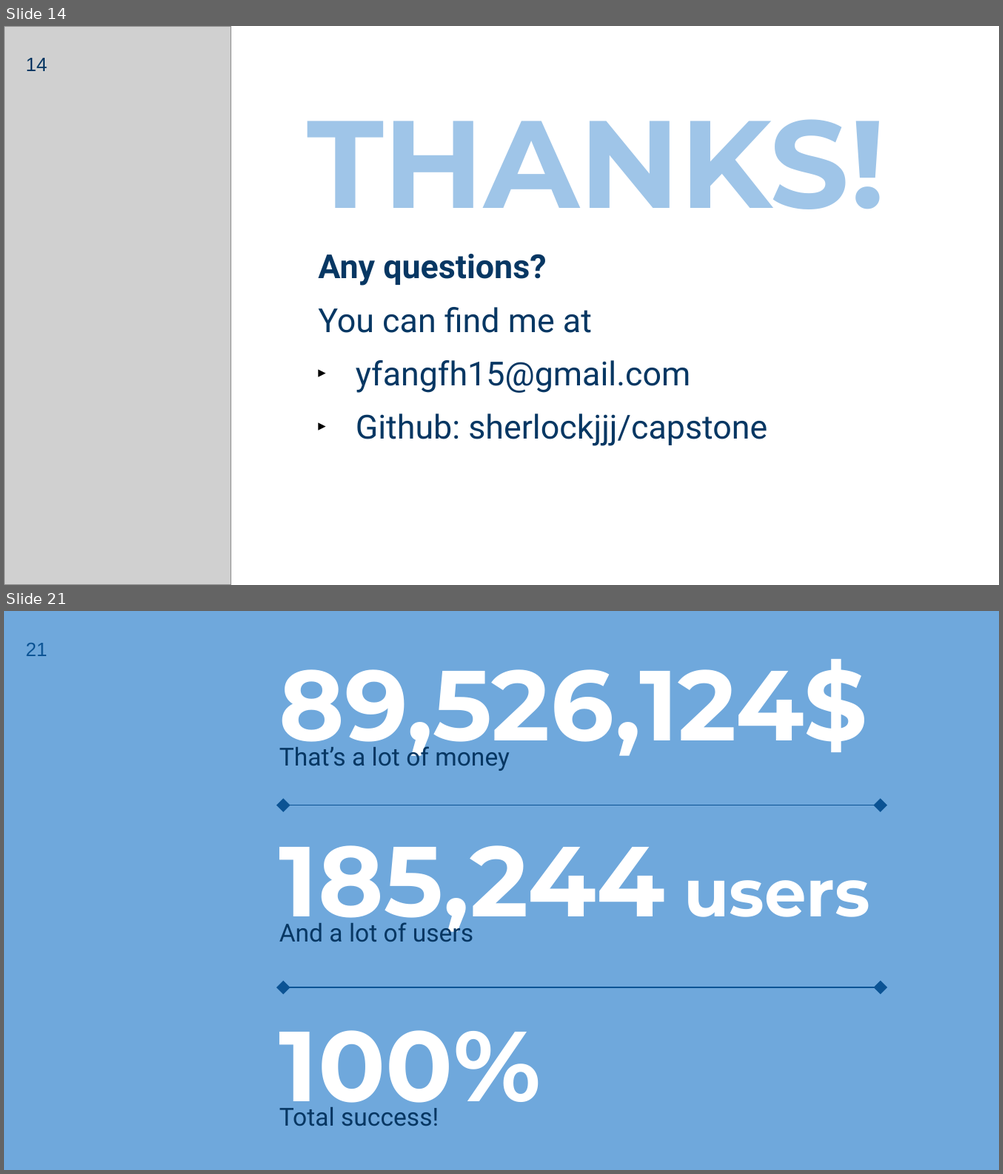
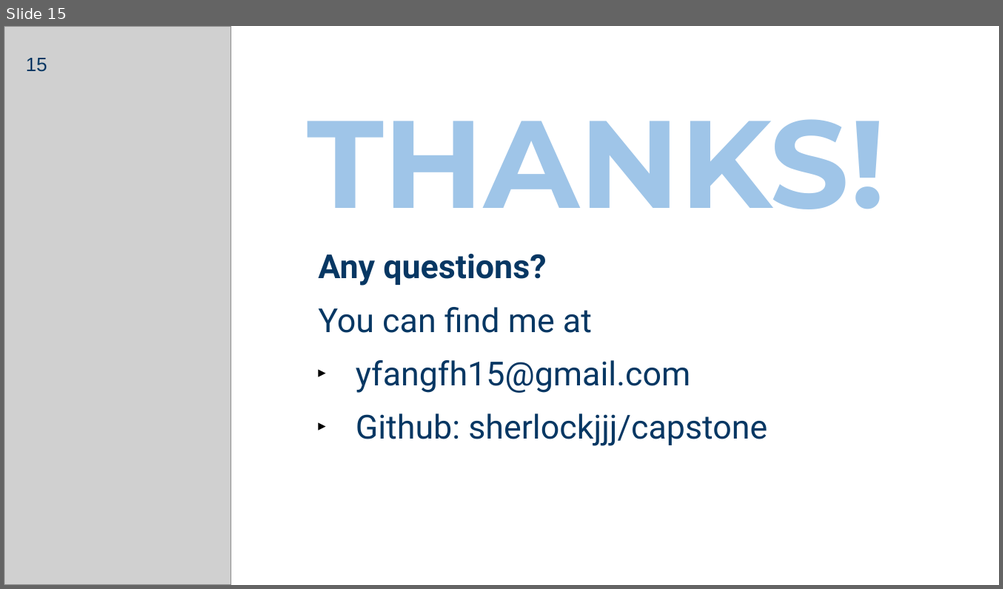
Before and after one commit to sherlockjjj/T-Watch, a slide deck: Capstone.pptx. Shown one above the other, each under a label of ours: slides 14 and 21 before the commit, slide 15 after it; the slides between them are not shown. The pictures are 1003x1174 and 1003x589 pixels, drawn with LibreOffice and Linux fonts; fonts in the diff are those of the drawing; grey boxes stand for pictures. Boxes give left, top, right and bottom in pixels: in the first picture for what was removed or moved away, otherwise in the second. Text is boxed around its words. In the diff, an @@ line names an element or a change of style, - is before the commit and + after.

```diff
--- a/Capstone.pptx
+++ b/Capstone.pptx
@@ slide 21 removed at (4,611,999,1170), background #6FA8DC @@
@@ page number removed at (25,643,47,656) @@
-21
@@ title removed at (279,659,868,763) @@
-89,526,124$
@@ subtitle removed at (279,743,509,771) @@
-That’s a lot of money
@@ double arrow removed from (284, 805) to (880, 805) @@
@@ title removed at (279,846,870,940) @@
-185,244 users
@@ subtitle removed at (279,920,473,942) @@
-And a lot of users
@@ double arrow removed from (284, 988) to (880, 988) @@
@@ title removed at (279,1031,540,1124) @@
-100%
@@ subtitle removed at (279,1108,438,1126) @@
-Total success!
@@ what was slide 14 is now slide 15 @@
@@ page number at (25,58,47,72): text changed @@
-14
+15
```
Also in this commit, not shown: 6 slides changed, 5 slides added, 13 other slides removed.
